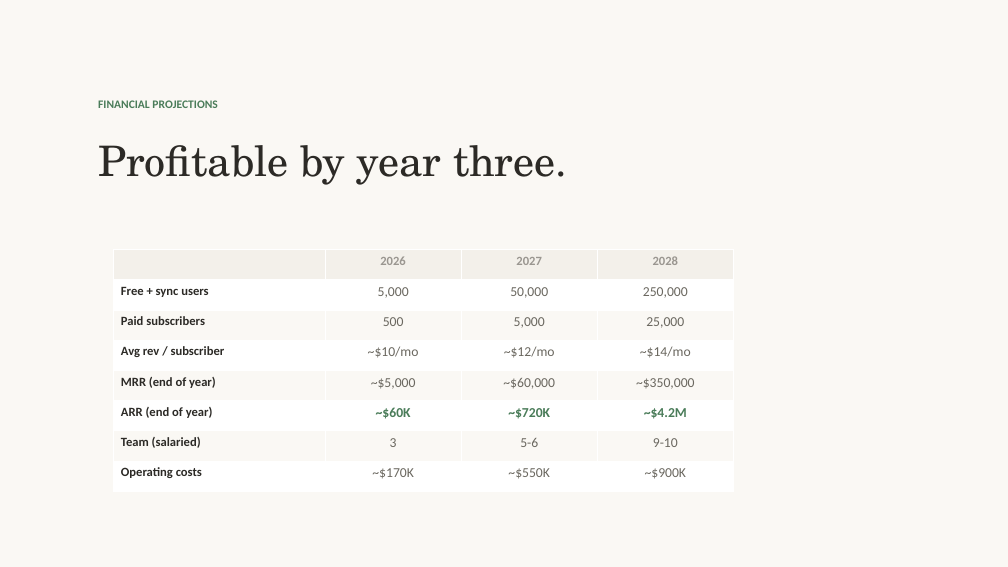
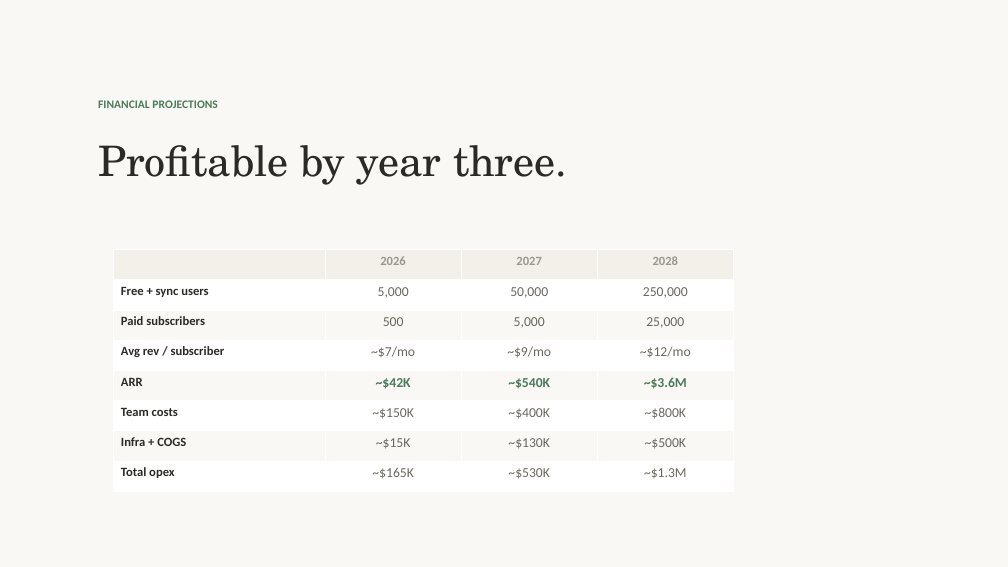
Before and after one commit to OpenParachutePBC/parachute-computer, a slide deck: slide 7 of nvc-pitch-deck.pptx. Drawn at 1008x567 pixels with LibreOffice and Linux fonts; fonts in the diff are those of the drawing. Boxes give left, top, right and bottom in pixels: in the first picture for what was removed or moved away, otherwise in the second. Text is boxed around its words. In the diff, an @@ line names an element or a change of style, - is before the commit and + after.

```diff
--- a/nvc-pitch-deck.pptx
+++ b/nvc-pitch-deck.pptx
@@ table at [113, 250, 734, 492] @@
-row 4: Avg rev / subscriber | ~$10/mo | ~$12/mo | ~$14/mo
+row 4: Avg rev / subscriber | ~$7/mo | ~$9/mo | ~$12/mo
-row 5: MRR (end of year) | ~$5,000 | ~$60,000 | ~$350,000
+row 5: ARR | ~$42K | ~$540K | ~$3.6M
-row 6: ARR (end of year) | ~$60K | ~$720K | ~$4.2M
+row 6: Team costs | ~$150K | ~$400K | ~$800K
-row 7: Team (salaried) | 3 | 5-6 | 9-10
+row 7: Infra + COGS | ~$15K | ~$130K | ~$500K
-row 8: Operating costs | ~$170K | ~$550K | ~$900K
+row 8: Total opex | ~$165K | ~$530K | ~$1.3M
```
Also in this commit, not shown: 2 other slides changed, 2 other files.
